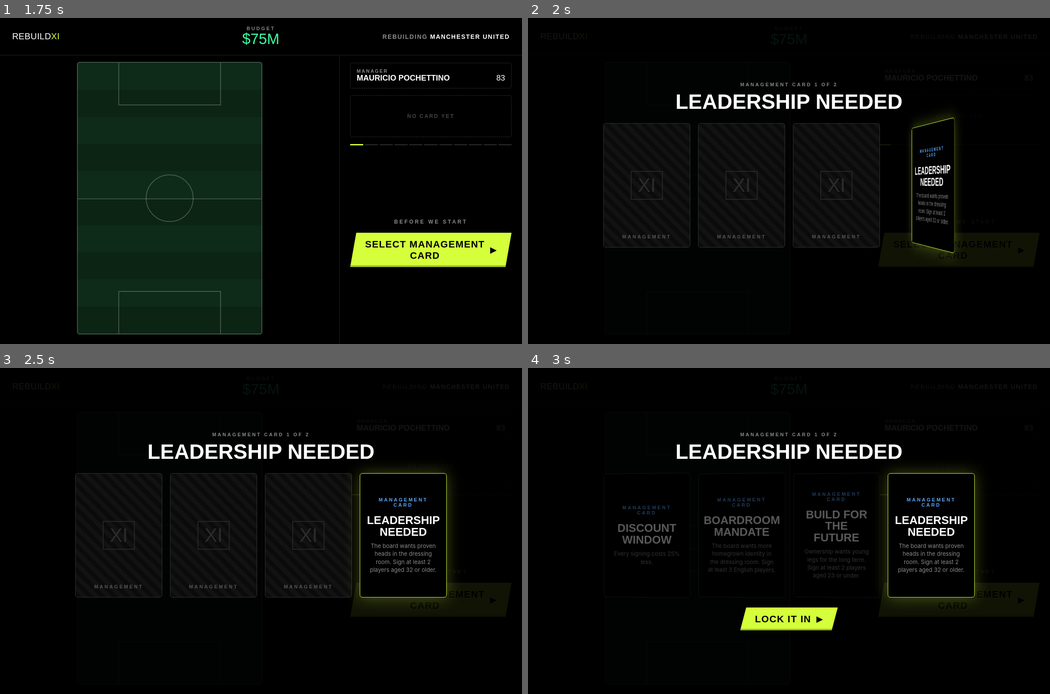
Above: before the commit, frames 1-4 (two rows, left to right).
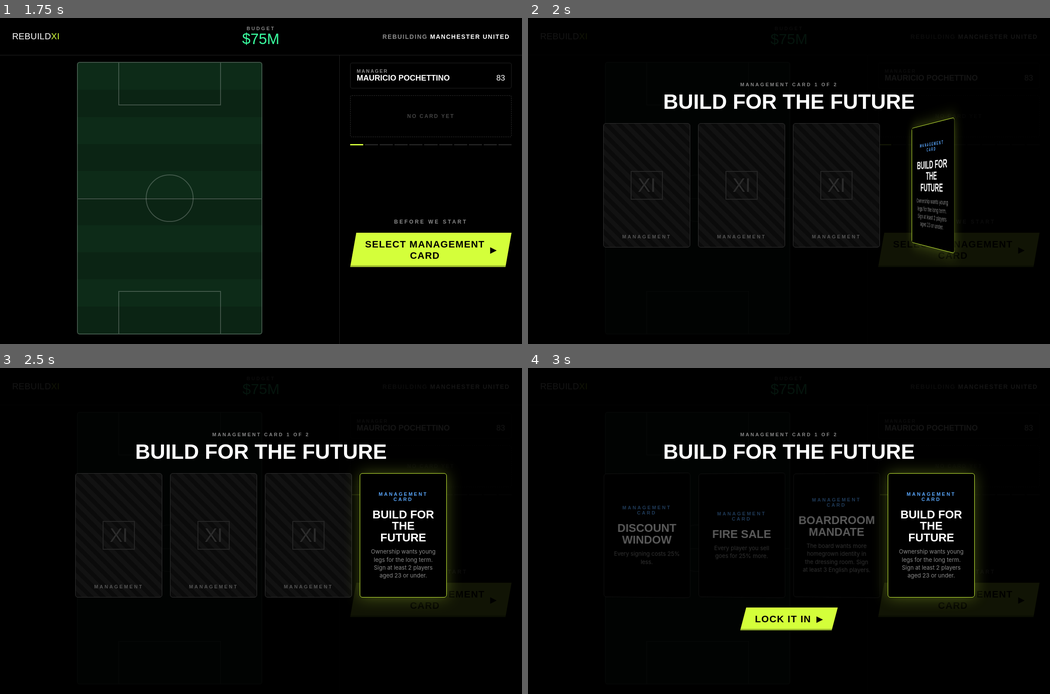
Above: after the commit, the same moments.

Repository: yashraisaini/futtygame
Game: browser game, page index.html
Same seed, same stepped clock (60 frames per second), same inputs: the game is played once before the commit and once after it.
Inputs (mouse positions are in pixels of both pictures, inside the frame that each line leads up to):
- Up to frame 1 (1.75 s): click "START DAILY CHALLENGE ▶" at 0.27 s; click "KEEP HIM" at 1.27 s
- Up to frame 2 (2 s): click "SELECT MANAGEMENT CARD ▶" at 1.77 s; click (580, 89) at 1.87 s
- Up to frame 3 (2.5 s): click (307, 534) at 2.47 s
- Up to frame 4 (3 s): no input

Frame 1 is identical in both runs. In frame 2, 1.8% of the frame differs, in the area x 26-81%, y 23-65%; in frame 3, 2.3%; in frame 4, 3.9%, in the area x 26-85%, y 23-65%.

Commit message:
Recalibrate ratings from current-season data and add potential ratings
Web-search sanity check turned up several underrated breakout performers
(Elliot Anderson had moved from Newcastle to Nottingham Forest and was
rated well below his actual passing/goal numbers this season; McTominay,
Wharton, Doue and Estevao also nudged to match recent form). Add a
FIFA-style potential rating to every player: current option cards flag a
POT badge when a signing has real upside, the stats dropdown shows it,
and a new "Project Signing" management mandate rewards taking a bet on a
high-potential player.

Co-Authored-By: Claude Sonnet 5 <noreply@anthropic.com>

Diff:
--- a/index.html
+++ b/index.html
@@ -163,6 +163,7 @@
 .stats.open{display:block}
 .goalp{font-family:'Barlow Condensed',sans-serif;font-weight:700;font-size:12px;letter-spacing:.08em;color:var(--mgmt);margin-top:6px;text-transform:uppercase}
 .goalp.done{color:var(--money)}
+.potbadge{color:var(--money)}
 .prog{display:flex;gap:4px}
 .prog i{flex:1;height:3px;background:#222}.prog i.d{background:#fff}.prog i.c{background:var(--accent)}
 
@@ -318,132 +319,132 @@
 
 const P=[
  // GK
- ["Alisson","GK","Liverpool","Premier League","Brazil",88,28,33,34,0,0,true],
- ["David Raya","GK","Arsenal","Premier League","Spain",86,32,30,36,0,0,true],
- ["Gianluigi Donnarumma","GK","Man City","Premier League","Italy",88,42,27,34,0,0,true],
- ["Gregor Kobel","GK","Dortmund","Bundesliga","Switzerland",85,38,28,32,0,0,true],
- ["Mike Maignan","GK","AC Milan","Serie A","France",85,30,29,30,0,0,false],
- ["Yann Sommer","GK","Inter","Serie A","Switzerland",83,6,37,26,0,0,true],
- ["Marc-André ter Stegen","GK","Barcelona","LaLiga","Germany",82,14,34,10,0,0,true],
- ["Emiliano Martínez","GK","Aston Villa","Premier League","Argentina",85,28,33,35,0,1,false],
- ["Mark Flekken","GK","Bayer Leverkusen","Bundesliga","Netherlands",80,18,32,30,0,0,true],
- ["Matz Sels","GK","Nottingham Forest","Premier League","Belgium",81,20,33,36,0,0,false],
- ["Łukasz Fabiański","GK","West Ham","Premier League","Poland",73,3,40,14,0,0,false],
- ["Diogo Costa","GK","Porto","Primeira Liga","Portugal",85,42,27,34,0,0,true],
- ["Jordan Pickford","GK","Everton","Premier League","England",83,22,32,38,0,0,false],
- ["Bart Verbruggen","GK","Brighton","Premier League","Netherlands",79,18,23,32,0,0,false],
- ["James Trafford","GK","Burnley","Premier League","England",76,9,23,30,0,0,false],
+ ["Alisson","GK","Liverpool","Premier League","Brazil",88,28,33,34,0,0,true,88],
+ ["David Raya","GK","Arsenal","Premier League","Spain",86,32,30,36,0,0,true,86],
+ ["Gianluigi Donnarumma","GK","Man City","Premier League","Italy",88,42,27,34,0,0,true,88],
+ ["Gregor Kobel","GK","Dortmund","Bundesliga","Switzerland",85,38,28,32,0,0,true,85],
+ ["Mike Maignan","GK","AC Milan","Serie A","France",85,30,29,30,0,0,false,85],
+ ["Yann Sommer","GK","Inter","Serie A","Switzerland",83,6,37,26,0,0,true,83],
+ ["Marc-André ter Stegen","GK","Barcelona","LaLiga","Germany",82,14,34,10,0,0,true,82],
+ ["Emiliano Martínez","GK","Aston Villa","Premier League","Argentina",85,28,33,35,0,1,false,85],
+ ["Mark Flekken","GK","Bayer Leverkusen","Bundesliga","Netherlands",80,18,32,30,0,0,true,80],
+ ["Matz Sels","GK","Nottingham Forest","Premier League","Belgium",81,20,33,36,0,0,false,81],
+ ["Łukasz Fabiański","GK","West Ham","Premier League","Poland",73,3,40,14,0,0,false,73],
+ ["Diogo Costa","GK","Porto","Primeira Liga","Portugal",85,42,27,34,0,0,true,85],
+ ["Jordan Pickford","GK","Everton","Premier League","England",83,22,32,38,0,0,false,83],
+ ["Bart Verbruggen","GK","Brighton","Premier League","Netherlands",79,18,23,32,0,0,false,81],
+ ["James Trafford","GK","Burnley","Premier League","England",76,9,23,30,0,0,false,83],
  // DEF
- ["Virgil van Dijk","DEF","Liverpool","Premier League","Netherlands",87,18,35,30,2,1,true],
- ["William Saliba","DEF","Arsenal","Premier League","France",88,85,25,34,2,1,true],
- ["Gabriel","DEF","Arsenal","Premier League","Brazil",86,70,28,33,4,1,true],
- ["Rúben Dias","DEF","Man City","Premier League","Portugal",87,65,29,32,1,0,true],
- ["Joško Gvardiol","DEF","Man City","Premier League","Croatia",86,70,24,34,3,2,true],
- ["Marc Guéhi","DEF","Crystal Palace","Premier League","England",83,45,26,35,2,0,false],
- ["Levi Colwill","DEF","Chelsea","Premier League","England",82,40,23,28,0,0,true],
- ["Jarrad Branthwaite","DEF","Everton","Premier League","England",81,38,24,30,0,0,false],
- ["Dan Burn","DEF","Newcastle","Premier League","England",77,10,34,32,1,0,true],
- ["Fabian Schär","DEF","Newcastle","Premier League","Switzerland",79,8,34,29,2,1,true],
- ["Lewis Dunk","DEF","Brighton","Premier League","England",77,6,34,30,1,0,false],
- ["Pedro Porro","DEF","Tottenham","Premier League","Spain",83,48,27,34,2,5,true],
- ["Destiny Udogie","DEF","Tottenham","Premier League","Italy",82,42,23,30,1,3,true],
- ["Alessandro Bastoni","DEF","Inter","Serie A","Italy",87,68,27,33,2,2,true],
- ["Federico Dimarco","DEF","Inter","Serie A","Italy",84,40,28,32,3,6,true],
- ["Giovanni Di Lorenzo","DEF","Napoli","Serie A","Italy",82,22,32,34,1,2,true],
- ["Théo Hernández","DEF","AC Milan","Serie A","France",85,55,28,32,3,5,false],
- ["Juan Miranda","DEF","Real Betis","LaLiga","Spain",75,10,26,30,0,1,false],
- ["Dayot Upamecano","DEF","Bayern","Bundesliga","France",85,40,27,30,1,0,true],
- ["Alphonso Davies","DEF","Bayern","Bundesliga","Canada",85,45,26,28,1,4,true],
- ["Nico Schlotterbeck","DEF","Dortmund","Bundesliga","Germany",83,45,26,31,2,1,true],
- ["Jonathan Tah","DEF","Bayer Leverkusen","Bundesliga","Germany",83,30,30,32,3,0,true],
- ["Piero Hincapié","DEF","Bayer Leverkusen","Bundesliga","Ecuador",81,32,24,29,1,0,true],
- ["Jurrien Timber","DEF","Arsenal","Premier League","Netherlands",84,55,24,30,1,2,true],
- ["Kim Min-jae","DEF","Bayern","Bundesliga","South Korea",83,35,29,26,1,0,true],
- ["Trent Alexander-Arnold","DEF","Real Madrid","LaLiga","England",86,55,27,28,1,6,true],
- ["Jules Koundé","DEF","Barcelona","LaLiga","France",86,55,27,32,1,2,true],
- ["Dean Huijsen","DEF","Real Madrid","LaLiga","Spain",83,55,21,28,1,0,true],
- ["Robin Le Normand","DEF","Atlético Madrid","LaLiga","Spain",82,35,29,30,2,0,true],
- ["Aymeric Laporte","DEF","Al-Nassr","Saudi Pro League","France",80,12,32,27,2,0,false],
- ["Wesley Fofana","DEF","Chelsea","Premier League","France",82,35,25,22,0,0,true],
- ["Micky van de Ven","DEF","Tottenham","Premier League","Netherlands",85,55,24,33,1,0,true],
- ["Álex Grimaldo","DEF","Bayer Leverkusen","Bundesliga","Spain",82,22,30,32,2,10,true],
- ["Maxence Lacroix","DEF","Crystal Palace","Premier League","France",79,24,26,31,1,0,false],
+ ["Virgil van Dijk","DEF","Liverpool","Premier League","Netherlands",87,18,35,30,2,1,true,87],
+ ["William Saliba","DEF","Arsenal","Premier League","France",88,85,25,34,2,1,true,90],
+ ["Gabriel","DEF","Arsenal","Premier League","Brazil",86,70,28,33,4,1,true,86],
+ ["Rúben Dias","DEF","Man City","Premier League","Portugal",87,65,29,32,1,0,true,87],
+ ["Joško Gvardiol","DEF","Man City","Premier League","Croatia",86,70,24,34,3,2,true,89],
+ ["Marc Guéhi","DEF","Crystal Palace","Premier League","England",83,45,26,35,2,0,false,83],
+ ["Levi Colwill","DEF","Chelsea","Premier League","England",82,40,23,28,0,0,true,87],
+ ["Jarrad Branthwaite","DEF","Everton","Premier League","England",81,38,24,30,0,0,false,86],
+ ["Dan Burn","DEF","Newcastle","Premier League","England",77,10,34,32,1,0,true,77],
+ ["Fabian Schär","DEF","Newcastle","Premier League","Switzerland",79,8,34,29,2,1,true,79],
+ ["Lewis Dunk","DEF","Brighton","Premier League","England",77,6,34,30,1,0,false,77],
+ ["Pedro Porro","DEF","Tottenham","Premier League","Spain",83,48,27,34,2,5,true,83],
+ ["Destiny Udogie","DEF","Tottenham","Premier League","Italy",82,42,23,30,1,3,true,86],
+ ["Alessandro Bastoni","DEF","Inter","Serie A","Italy",87,68,27,33,2,2,true,87],
+ ["Federico Dimarco","DEF","Inter","Serie A","Italy",84,40,28,32,3,6,true,84],
+ ["Giovanni Di Lorenzo","DEF","Napoli","Serie A","Italy",82,22,32,34,1,2,true,82],
+ ["Théo Hernández","DEF","AC Milan","Serie A","France",85,55,28,32,3,5,false,85],
+ ["Juan Miranda","DEF","Real Betis","LaLiga","Spain",75,10,26,30,0,1,false,75],
+ ["Dayot Upamecano","DEF","Bayern","Bundesliga","France",85,40,27,30,1,0,true,85],
+ ["Alphonso Davies","DEF","Bayern","Bundesliga","Canada",85,45,26,28,1,4,true,85],
+ ["Nico Schlotterbeck","DEF","Dortmund","Bundesliga","Germany",83,45,26,31,2,1,true,85],
+ ["Jonathan Tah","DEF","Bayer Leverkusen","Bundesliga","Germany",83,30,30,32,3,0,true,83],
+ ["Piero Hincapié","DEF","Bayer Leverkusen","Bundesliga","Ecuador",81,32,24,29,1,0,true,84],
+ ["Jurrien Timber","DEF","Arsenal","Premier League","Netherlands",84,55,24,30,1,2,true,87],
+ ["Kim Min-jae","DEF","Bayern","Bundesliga","South Korea",83,35,29,26,1,0,true,83],
+ ["Trent Alexander-Arnold","DEF","Real Madrid","LaLiga","England",86,55,27,28,1,6,true,86],
+ ["Jules Koundé","DEF","Barcelona","LaLiga","France",86,55,27,32,1,2,true,86],
+ ["Dean Huijsen","DEF","Real Madrid","LaLiga","Spain",83,55,21,28,1,0,true,89],
+ ["Robin Le Normand","DEF","Atlético Madrid","LaLiga","Spain",82,35,29,30,2,0,true,82],
+ ["Aymeric Laporte","DEF","Al-Nassr","Saudi Pro League","France",80,12,32,27,2,0,false,80],
+ ["Wesley Fofana","DEF","Chelsea","Premier League","France",82,35,25,22,0,0,true,83],
+ ["Micky van de Ven","DEF","Tottenham","Premier League","Netherlands",85,55,24,33,1,0,true,88],
+ ["Álex Grimaldo","DEF","Bayer Leverkusen","Bundesliga","Spain",82,22,30,32,2,10,true,82],
+ ["Maxence Lacroix","DEF","Crystal Palace","Premier League","France",79,24,26,31,1,0,false,79],
  // MID
- ["Declan Rice","MID","Arsenal","Premier League","England",88,90,27,35,5,6,true],
- ["Martin Ødegaard","MID","Arsenal","Premier League","Norway",87,65,27,32,6,8,true],
- ["Moisés Caicedo","MID","Chelsea","Premier League","Ecuador",87,85,24,36,2,2,true],
- ["Enzo Fernández","MID","Chelsea","Premier League","Argentina",86,70,25,34,5,7,true],
- ["Alexis Mac Allister","MID","Liverpool","Premier League","Argentina",86,60,27,33,6,5,true],
- ["Ryan Gravenberch","MID","Liverpool","Premier League","Netherlands",84,45,24,35,3,2,true],
- ["James Maddison","MID","Tottenham","Premier League","England",83,38,29,24,4,6,false],
- ["Pape Matar Sarr","MID","Tottenham","Premier League","Senegal",81,32,23,33,3,4,true],
- ["Bruno Guimarães","MID","Newcastle","Premier League","Brazil",86,70,28,33,4,3,true],
- ["Morgan Gibbs-White","MID","Nottingham Forest","Premier League","England",81,35,25,34,6,9,false],
- ["Elliot Anderson","MID","Nottingham Forest","Premier League","England",78,16,23,33,3,2,false],
- ["Jacob Ramsey","MID","Aston Villa","Premier League","England",78,20,24,25,4,2,false],
- ["Amadou Onana","MID","Aston Villa","Premier League","Belgium",80,30,23,28,2,1,true],
- ["Youri Tielemans","MID","Aston Villa","Premier League","Belgium",80,18,28,30,3,4,false],
- ["Tyler Adams","MID","Bournemouth","Premier League","United States",76,10,27,26,0,1,false],
- ["Alex Scott","MID","Bournemouth","Premier League","England",74,8,22,24,1,2,false],
- ["Nicolò Barella","MID","Inter","Serie A","Italy",87,55,28,34,4,8,true],
- ["Hakan Çalhanoğlu","MID","Inter","Serie A","Turkey",85,25,31,32,6,5,true],
- ["Sandro Tonali","MID","Newcastle","Premier League","Italy",83,45,25,28,3,2,true],
- ["Teun Koopmeiners","MID","Juventus","Serie A","Netherlands",82,35,27,27,4,1,true],
- ["Scott McTominay","MID","Napoli","Serie A","Scotland",82,30,28,33,12,2,true],
- ["Lewis Ferguson","MID","Bologna","Serie A","Scotland",78,18,25,27,5,3,false],
- ["Joshua Kimmich","MID","Bayern","Bundesliga","Germany",87,35,30,30,2,10,true],
- ["Xavi Simons","MID","Tottenham","Premier League","Netherlands",85,55,22,30,5,7,true],
- ["Florian Wirtz","MID","Liverpool","Premier League","Germany",88,100,22,30,8,12,true],
- ["Granit Xhaka","MID","Bayer Leverkusen","Bundesliga","Switzerland",82,15,33,32,3,8,true],
- ["Exequiel Palacios","MID","Bayer Leverkusen","Bundesliga","Argentina",80,20,27,28,2,3,true],
- ["İlkay Gündoğan","MID","Galatasaray","Süper Lig","Germany",80,8,35,26,3,5,false],
- ["Frenkie de Jong","MID","Barcelona","LaLiga","Netherlands",85,40,28,24,2,3,true],
- ["Fabián Ruiz","MID","PSG","Ligue 1","Spain",83,30,30,30,6,4,true],
- ["Warren Zaïre-Emery","MID","PSG","Ligue 1","France",84,55,20,32,3,4,true],
- ["João Neves","MID","PSG","Ligue 1","Portugal",87,85,21,34,4,5,true],
- ["Martín Zubimendi","MID","Arsenal","Premier League","Spain",84,50,27,32,2,3,true],
- ["Conor Gallagher","MID","Atlético Madrid","LaLiga","England",79,28,26,30,3,3,true],
- ["Adam Wharton","MID","Crystal Palace","Premier League","England",80,30,21,30,1,4,false],
- ["Romeo Lavia","MID","Chelsea","Premier League","Belgium",79,25,21,18,0,1,true],
+ ["Declan Rice","MID","Arsenal","Premier League","England",88,90,27,35,5,6,true,88],
+ ["Martin Ødegaard","MID","Arsenal","Premier League","Norway",87,65,27,32,6,8,true,87],
+ ["Moisés Caicedo","MID","Chelsea","Premier League","Ecuador",87,85,24,36,2,2,true,88],
+ ["Enzo Fernández","MID","Chelsea","Premier League","Argentina",86,70,25,34,5,7,true,87],
+ ["Alexis Mac Allister","MID","Liverpool","Premier League","Argentina",86,60,27,33,6,5,true,86],
+ ["Ryan Gravenberch","MID","Liverpool","Premier League","Netherlands",84,45,24,35,3,2,true,87],
+ ["James Maddison","MID","Tottenham","Premier League","England",83,38,29,24,4,6,false,83],
+ ["Pape Matar Sarr","MID","Tottenham","Premier League","Senegal",81,32,23,33,3,4,true,85],
+ ["Bruno Guimarães","MID","Newcastle","Premier League","Brazil",86,70,28,33,4,3,true,86],
+ ["Morgan Gibbs-White","MID","Nottingham Forest","Premier League","England",81,35,25,34,6,9,false,82],
+ ["Elliot Anderson","MID","Nottingham Forest","Premier League","England",82,30,23,38,4,4,false,86],
+ ["Jacob Ramsey","MID","Aston Villa","Premier League","England",78,20,24,25,4,2,false,79],
+ ["Amadou Onana","MID","Aston Villa","Premier League","Belgium",80,30,23,28,2,1,true,85],
+ ["Youri Tielemans","MID","Aston Villa","Premier League","Belgium",80,18,28,30,3,4,false,80],
+ ["Tyler Adams","MID","Bournemouth","Premier League","United States",76,10,27,26,0,1,false,76],
+ ["Alex Scott","MID","Bournemouth","Premier League","England",74,8,22,24,1,2,false,80],
+ ["Nicolò Barella","MID","Inter","Serie A","Italy",87,55,28,34,4,8,true,87],
+ ["Hakan Çalhanoğlu","MID","Inter","Serie A","Turkey",85,25,31,32,6,5,true,85],
+ ["Sandro Tonali","MID","Newcastle","Premier League","Italy",83,45,25,28,3,2,true,84],
+ ["Teun Koopmeiners","MID","Juventus","Serie A","Netherlands",82,35,27,27,4,1,true,82],
+ ["Scott McTominay","MID","Napoli","Serie A","Scotland",85,48,29,29,12,3,true,85],
+ ["Lewis Ferguson","MID","Bologna","Serie A","Scotland",78,18,25,27,5,3,false,79],
+ ["Joshua Kimmich","MID","Bayern","Bundesliga","Germany",87,35,30,30,2,10,true,87],
+ ["Xavi Simons","MID","Tottenham","Premier League","Netherlands",85,55,22,30,5,7,true,89],
+ ["Florian Wirtz","MID","Liverpool","Premier League","Germany",88,100,22,30,8,12,true,92],
+ ["Granit Xhaka","MID","Bayer Leverkusen","Bundesliga","Switzerland",82,15,33,32,3,8,true,82],
+ ["Exequiel Palacios","MID","Bayer Leverkusen","Bundesliga","Argentina",80,20,27,28,2,3,true,80],
+ ["İlkay Gündoğan","MID","Galatasaray","Süper Lig","Germany",80,8,35,26,3,5,false,80],
+ ["Frenkie de Jong","MID","Barcelona","LaLiga","Netherlands",85,40,28,24,2,3,true,85],
+ ["Fabián Ruiz","MID","PSG","Ligue 1","Spain",83,30,30,30,6,4,true,83],
+ ["Warren Zaïre-Emery","MID","PSG","Ligue 1","France",84,55,20,32,3,4,true,90],
+ ["João Neves","MID","PSG","Ligue 1","Portugal",87,85,21,34,4,5,true,91],
+ ["Martín Zubimendi","MID","Arsenal","Premier League","Spain",84,50,27,32,2,3,true,84],
+ ["Conor Gallagher","MID","Atlético Madrid","LaLiga","England",79,28,26,30,3,3,true,79],
+ ["Adam Wharton","MID","Crystal Palace","Premier League","England",82,38,21,30,2,4,false,88],
+ ["Romeo Lavia","MID","Chelsea","Premier League","Belgium",79,25,21,18,0,1,true,86],
  // FWD
- ["Erling Haaland","FWD","Man City","Premier League","Norway",91,170,25,32,34,5,true],
- ["Mohamed Salah","FWD","Liverpool","Premier League","Egypt",89,45,33,34,22,15,true],
- ["Viktor Gyökeres","FWD","Arsenal","Premier League","Sweden",86,75,27,33,28,8,true],
- ["Alexander Isak","FWD","Liverpool","Premier League","Sweden",88,100,26,28,21,4,true],
- ["Ollie Watkins","FWD","Aston Villa","Premier League","England",83,45,29,34,17,9,true],
- ["Dominic Solanke","FWD","Tottenham","Premier League","England",81,35,28,30,12,3,false],
- ["Chris Wood","FWD","Nottingham Forest","Premier League","New Zealand",78,14,34,33,20,3,false],
- ["Jean-Philippe Mateta","FWD","Crystal Palace","Premier League","France",79,22,28,32,15,2,false],
- ["Evanilson","FWD","Bournemouth","Premier League","Brazil",79,25,26,33,10,4,false],
- ["Yoane Wissa","FWD","Newcastle","Premier League","DR Congo",80,30,29,31,13,5,true],
- ["Bukayo Saka","FWD","Arsenal","Premier League","England",88,120,24,30,12,10,true],
- ["Morgan Rogers","FWD","Aston Villa","Premier League","England",82,40,23,33,10,8,false],
- ["Jarrod Bowen","FWD","West Ham","Premier League","England",82,35,29,34,13,4,false],
- ["Anthony Gordon","FWD","Newcastle","Premier League","England",82,45,25,33,9,10,true],
- ["Eberechi Eze","FWD","Arsenal","Premier League","England",84,65,27,32,11,7,true],
- ["Noni Madueke","FWD","Arsenal","Premier League","England",81,40,24,28,8,5,true],
- ["Cody Gakpo","FWD","Liverpool","Premier League","Netherlands",83,55,27,33,14,7,true],
- ["Rafael Leão","FWD","AC Milan","Serie A","Portugal",85,60,27,32,12,10,false],
- ["Lautaro Martínez","FWD","Inter","Serie A","Argentina",88,80,28,34,22,6,true],
- ["Moise Kean","FWD","Fiorentina","Serie A","Italy",80,25,26,32,17,3,false],
- ["Dušan Vlahović","FWD","Juventus","Serie A","Serbia",82,35,26,30,16,2,true],
- ["Ademola Lookman","FWD","Atalanta","Serie A","Nigeria",84,50,28,34,15,6,false],
- ["Harry Kane","FWD","Bayern","Bundesliga","England",90,65,33,32,26,8,true],
- ["Michael Olise","FWD","Bayern","Bundesliga","France",87,90,24,31,14,13,true],
- ["Serhou Guirassy","FWD","Dortmund","Bundesliga","Guinea",83,45,30,32,21,4,true],
- ["Patrik Schick","FWD","Bayer Leverkusen","Bundesliga","Czechia",82,30,30,28,22,3,true],
- ["Omar Marmoush","FWD","Man City","Premier League","Egypt",84,55,27,30,15,7,true],
- ["Désiré Doué","FWD","PSG","Ligue 1","France",83,70,20,28,8,9,true],
- ["Estêvão","FWD","Chelsea","Premier League","Brazil",81,55,19,22,5,6,true],
- ["Kylian Mbappé","FWD","Real Madrid","LaLiga","France",91,170,27,33,30,8,true],
- ["Vinícius Jr","FWD","Real Madrid","LaLiga","Brazil",90,160,26,30,18,15,true],
- ["Nico Williams","FWD","Athletic Club","LaLiga","Spain",85,55,24,32,8,9,true],
- ["Antoine Griezmann","FWD","Atlético Madrid","LaLiga","France",85,20,35,30,15,10,true],
- ["Robert Lewandowski","FWD","Barcelona","LaLiga","Poland",86,10,37,28,19,4,true],
- ["Ousmane Dembélé","FWD","PSG","Ligue 1","France",89,70,29,30,21,13,true],
- ["Alexandre Lacazette","FWD","Lyon","Ligue 1","France",80,8,35,30,14,4,false],
- ["Jonathan David","FWD","Juventus","Serie A","Canada",83,35,26,30,16,5,true],
-].map((a,i)=>({id:"p"+i,name:a[0],pos:a[1],club:a[2],league:a[3],nation:a[4],ovr:a[5],val:a[6],age:a[7],apps:a[8],goals:a[9],assists:a[10],ucl:a[11]}));
+ ["Erling Haaland","FWD","Man City","Premier League","Norway",91,170,25,32,34,5,true,92],
+ ["Mohamed Salah","FWD","Liverpool","Premier League","Egypt",89,45,33,34,22,15,true,89],
+ ["Viktor Gyökeres","FWD","Arsenal","Premier League","Sweden",86,75,27,33,28,8,true,86],
+ ["Alexander Isak","FWD","Liverpool","Premier League","Sweden",88,100,26,28,21,4,true,89],
+ ["Ollie Watkins","FWD","Aston Villa","Premier League","England",83,45,29,34,17,9,true,83],
+ ["Dominic Solanke","FWD","Tottenham","Premier League","England",81,35,28,30,12,3,false,81],
+ ["Chris Wood","FWD","Nottingham Forest","Premier League","New Zealand",78,14,34,33,20,3,false,78],
+ ["Jean-Philippe Mateta","FWD","Crystal Palace","Premier League","France",79,22,28,32,15,2,false,79],
+ ["Evanilson","FWD","Bournemouth","Premier League","Brazil",79,25,26,33,10,4,false,79],
+ ["Yoane Wissa","FWD","Newcastle","Premier League","DR Congo",80,30,29,31,13,5,true,80],
+ ["Bukayo Saka","FWD","Arsenal","Premier League","England",88,120,24,30,12,10,true,90],
+ ["Morgan Rogers","FWD","Aston Villa","Premier League","England",82,40,23,33,10,8,false,86],
+ ["Jarrod Bowen","FWD","West Ham","Premier League","England",82,35,29,34,13,4,false,82],
+ ["Anthony Gordon","FWD","Newcastle","Premier League","England",82,45,25,33,9,10,true,83],
+ ["Eberechi Eze","FWD","Arsenal","Premier League","England",84,65,27,32,11,7,true,84],
+ ["Noni Madueke","FWD","Arsenal","Premier League","England",81,40,24,28,8,5,true,84],
+ ["Cody Gakpo","FWD","Liverpool","Premier League","Netherlands",83,55,27,33,14,7,true,83],
+ ["Rafael Leão","FWD","AC Milan","Serie A","Portugal",85,60,27,32,12,10,false,85],
+ ["Lautaro Martínez","FWD","Inter","Serie A","Argentina",88,80,28,34,22,6,true,88],
+ ["Moise Kean","FWD","Fiorentina","Serie A","Italy",80,25,26,32,17,3,false,80],
+ ["Dušan Vlahović","FWD","Juventus","Serie A","Serbia",82,35,26,30,16,2,true,82],
+ ["Ademola Lookman","FWD","Atalanta","Serie A","Nigeria",84,50,28,34,15,6,false,84],
+ ["Harry Kane","FWD","Bayern","Bundesliga","England",90,65,33,32,26,8,true,90],
+ ["Michael Olise","FWD","Bayern","Bundesliga","France",87,90,24,31,14,13,true,88],
+ ["Serhou Guirassy","FWD","Dortmund","Bundesliga","Guinea",83,45,30,32,21,4,true,83],
+ ["Patrik Schick","FWD","Bayer Leverkusen","Bundesliga","Czechia",82,30,30,28,22,3,true,82],
+ ["Omar Marmoush","FWD","Man City","Premier League","Egypt",84,55,27,30,15,7,true,84],
+ ["Désiré Doué","FWD","PSG","Ligue 1","France",85,85,20,32,10,8,true,92],
+ ["Estêvão","FWD","Chelsea","Premier League","Brazil",80,48,19,20,3,3,true,91],
+ ["Kylian Mbappé","FWD","Real Madrid","LaLiga","France",91,170,27,33,30,8,true,91],
+ ["Vinícius Jr","FWD","Real Madrid","LaLiga","Brazil",90,160,26,30,18,15,true,91],
+ ["Nico Williams","FWD","Athletic Club","LaLiga","Spain",85,55,24,32,8,9,true,86],
+ ["Antoine Griezmann","FWD","Atlético Madrid","LaLiga","France",85,20,35,30,15,10,true,85],
+ ["Robert Lewandowski","FWD","Barcelona","LaLiga","Poland",86,10,37,28,19,4,true,86],
+ ["Ousmane Dembélé","FWD","PSG","Ligue 1","France",89,70,29,30,21,13,true,89],
+ ["Alexandre Lacazette","FWD","Lyon","Ligue 1","France",80,8,35,30,14,4,false,80],
+ ["Jonathan David","FWD","Juventus","Serie A","Canada",83,35,26,30,16,5,true,83],
+].map((a,i)=>({id:"p"+i,name:a[0],pos:a[1],club:a[2],league:a[3],nation:a[4],ovr:a[5],val:a[6],age:a[7],apps:a[8],goals:a[9],assists:a[10],ucl:a[11],pot:a[12]}));
 
 const MGMT=[
  {t:"Boardroom Mandate",d:"The board wants more homegrown identity in the dressing room. Sign at least 3 English players.",goal:{type:"nation",val:"England",need:3}},
@@ -451,6 +452,7 @@
  {t:"Leadership Needed",d:"The board wants proven heads in the dressing room. Sign at least 2 players aged 32 or older.",goal:{type:"ageMin",val:32,need:2}},
  {t:"Build For The Future",d:"Ownership wants young legs for the long term. Sign at least 2 players aged 23 or under.",goal:{type:"ageMax",val:23,need:2}},
  {t:"Widen The Net",d:"Recruitment is tired of recycling the same two leagues. Sign players from at least 3 different leagues.",goal:{type:"leagueSpread",need:3}},
+ {t:"Project Signing",d:"Recruitment wants a long-term bet in this window. Sign at least 1 player with real room to grow (potential at least 6 points above their current rating).",goal:{type:"potentialGap",val:6,need:1}},
  {t:"Fire Sale",d:"Every player you sell goes for 25% more.",sale:1.25},
  {t:"Sponsor Deal",d:"A new shirt sponsor adds $20M to your budget right now.",bonus:20},
  {t:"Discount Window",d:"Every signing costs 25% less.",price:.75},
@@ -555,9 +557,9 @@
     const si=ORDER[S.step],opts=S.opts,bench=S.c.bench[si];
     c.innerHTML=`<div class="poslbl">REPLACE YOUR</div><div class="posname" style="font-size:44px">${SLOTS[si].name}</div>
       <div class="opts">${opts.map((p,i)=>{const pr=price(p),ok=pr<=S.budget;return `<div class="opt ${ok?"":"no"}" ${ok?`onclick="sign(${i})"`:""}>
-        <div class="optrow"><div class="o">${p.ovr}</div><div class="i"><small>${["BUDGET","MID","TOP"][i]} OPTION</small><b>${p.name}</b><span>${p.club} · ${p.league}</span></div><div class="p">$${pr}M</div></div>
+        <div class="optrow"><div class="o">${p.ovr}</div><div class="i"><small>${["BUDGET","MID","TOP"][i]} OPTION${p.pot-p.ovr>=5?` · <span class="potbadge">POT ${p.pot}</span>`:""}</small><b>${p.name}</b><span>${p.club} · ${p.league}</span></div><div class="p">$${pr}M</div></div>
         <button class="statsToggle" onclick="event.stopPropagation();toggleStats(${i})">Stats ▾</button>
-        <div class="stats" id="stats${i}">Age ${p.age} · ${p.apps} apps · ${p.goals}G ${p.assists}A last season · ${p.ucl?"Champions League experience":"No Champions League experience"}</div>
+        <div class="stats" id="stats${i}">Age ${p.age} · ${p.apps} apps · ${p.goals}G ${p.assists}A last season · Potential ${p.pot} · ${p.ucl?"Champions League experience":"No Champions League experience"}</div>
       </div>`}).join("")}
         <button class="opt bench" onclick="useBench()"><div class="optrow"><div class="o">${bench.ovr}</div><div class="i"><small>FROM THE BENCH</small><b>${bench.name}</b><span>${S.c.club}</span></div><div class="p">FREE</div></div></button>
       </div>`;
@@ -634,6 +636,7 @@
   if(g.type==="ageMin")return `${S.goalCount}/${g.need} signings aged ${g.val}+`;
   if(g.type==="ageMax")return `${S.goalCount}/${g.need} signings aged ${g.val} or under`;
   if(g.type==="leagueSpread")return `${S.goalCount}/${g.need} different leagues signed from`;
+  if(g.type==="potentialGap")return `${S.goalCount}/${g.need} high-potential signings`;
   return "";
 }
 function checkGoal(p){
@@ -641,7 +644,7 @@
   const g=card.goal;
   if(g.type==="leagueSpread"){S.goalLeagues.add(p.league);S.goalCount=S.goalLeagues.size}
   else{
-    const hit=g.type==="nation"?p.nation===g.val:g.type==="ucl"?p.ucl:g.type==="ageMin"?p.age>=g.val:g.type==="ageMax"?p.age<=g.val:false;
+    const hit=g.type==="nation"?p.nation===g.val:g.type==="ucl"?p.ucl:g.type==="ageMin"?p.age>=g.val:g.type==="ageMax"?p.age<=g.val:g.type==="potentialGap"?(p.pot-p.ovr)>=g.val:false;
     if(hit)S.goalCount++;
   }
   if(S.goalCount>=g.need){S.goalDone=true;setBudget(S.budget+15)}
